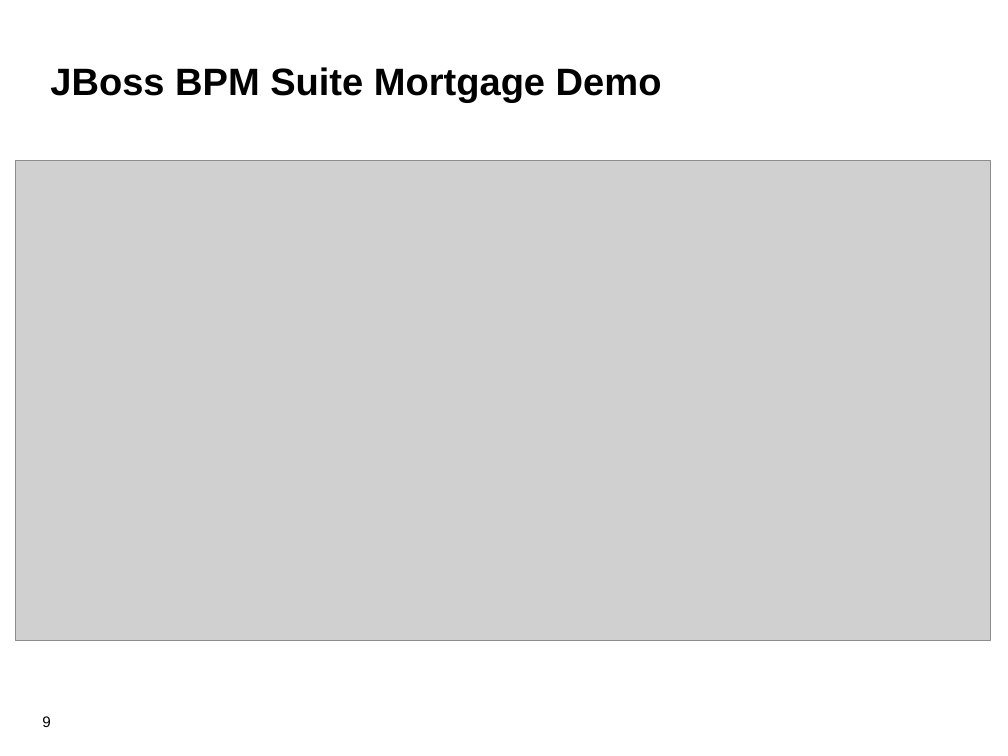
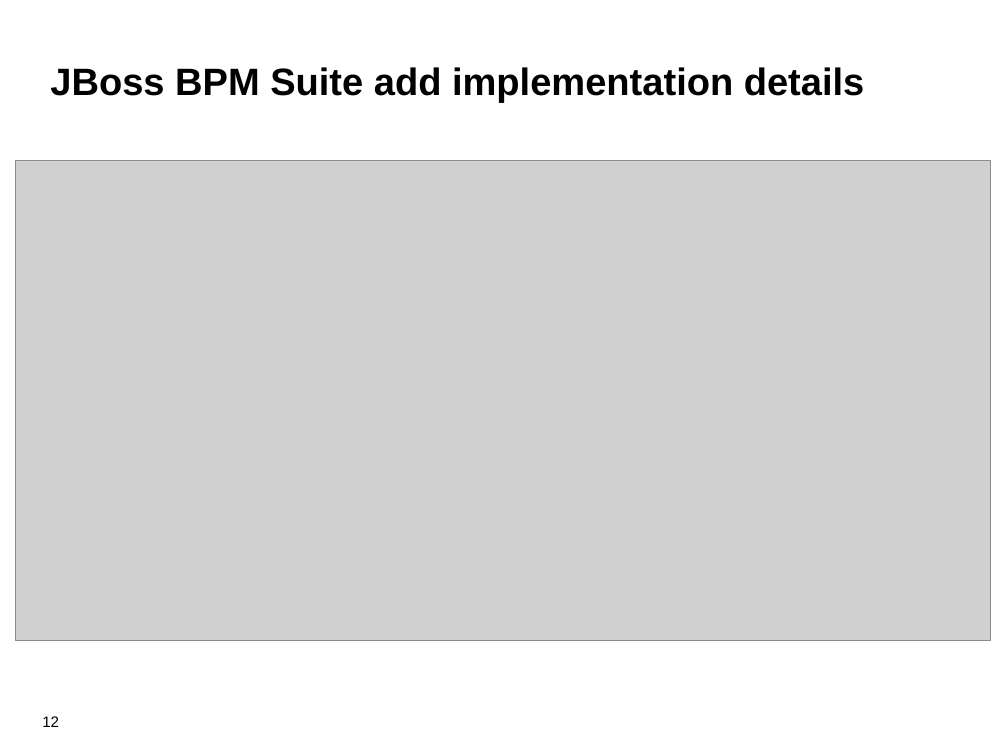
Before and after one commit to jbossdemocentral/bpms-signavio-integration-demo, a slide deck: slide 12 of docs/Demo Overview.odp (slide 9 before the commit). Drawn at 1008x756 pixels with LibreOffice and Linux fonts; fonts in the diff are those of the drawing; grey boxes stand for pictures; background and template pictures are left out. Boxes give left, top, right and bottom in pixels: in the first picture for what was removed or moved away, otherwise in the second. Text is boxed around its words. In the diff, an @@ line names an element or a change of style, - is before the commit and + after.

```diff
--- a/docs/Demo Overview.odp
+++ b/docs/Demo Overview.odp
@@ title at box(50, 67, 865, 103): text changed @@
-JBoss BPM Suite Mortgage Demo
+JBoss BPM Suite add implementation details
@@ page number at box(42, 716, 59, 727): text changed @@
-9
+12
```
Also in this commit, not shown: 4 other slides changed, 5 slides added, 1 slide removed, 5 other files.
